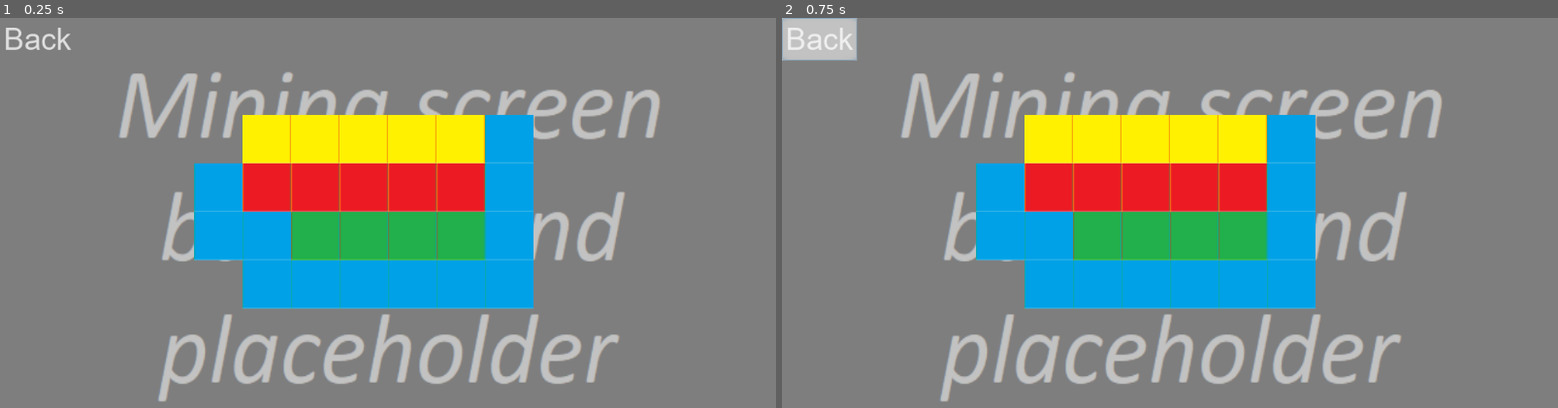
Above: before the commit, frames 1-2 (left to right).
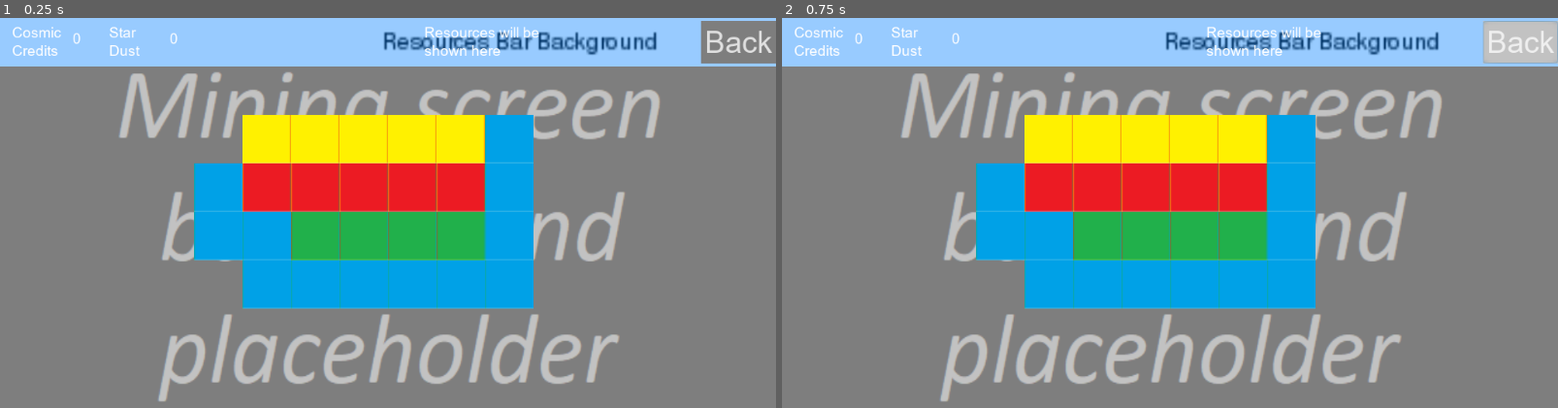
Above: after the commit, the same moments.

Repository: VB-s-game-dev-team/teraformer-game
Game: Godot game, scene res://MiningScreen/MiningScreen.tscn
Same seed, same stepped clock (60 frames per second), same inputs: the game is played once before the commit and once after it. This scene is started directly instead of the project's main scene.
Inputs:
- Up to frame 1 (0.25 s): no input
- Up to frame 2 (0.75 s): click "Back" at 0.5 s

The runs differ from the first frame. In frame 1, 12% of the frame differs, in the area x 0-100%, y 0-13%; in frame 2, 12%.
Error before the commit: Invalid call. Nonexistent function 'set_screen' in base 'Nil'. (res://MiningScreen/MiningScreen.gd:9)
Error after the commit: Invalid get index 'cosmic_credits_count' (on base: 'Nil'). (res://resources_bar/resources_bar.gd:12)

Commit message:
Update MiningScreen.tscn

Diff:
--- a/MiningScreen/MiningScreen.tscn
+++ b/MiningScreen/MiningScreen.tscn
@@ -1,9 +1,10 @@
-[gd_scene load_steps=5 format=2]
+[gd_scene load_steps=6 format=2]
 
 [ext_resource path="res://MiningScreen/background.png" type="Texture" id=1]
 [ext_resource path="res://global_graphics/game_theme.tres" type="Theme" id=2]
 [ext_resource path="res://MiningScreen/MiningScreen.gd" type="Script" id=3]
 [ext_resource path="res://MiningScreen/tileset.tres" type="TileSet" id=4]
+[ext_resource path="res://resources_bar/resources_bar.tscn" type="PackedScene" id=5]
 
 [node name="MiningScreen" type="MarginContainer"]
 anchor_right = 1.0
@@ -20,13 +21,20 @@
 texture = ExtResource( 1 )
 expand = true
 
-[node name="Container" type="GridContainer" parent="."]
+[node name="VBoxContainer" type="VBoxContainer" parent="."]
 margin_right = 1024.0
 margin_bottom = 600.0
 
-[node name="BackButton" type="Button" parent="Container"]
-margin_right = 99.0
-margin_bottom = 56.0
+[node name="ResourcesBar" parent="VBoxContainer" instance=ExtResource( 5 )]
+margin_right = 1024.0
+margin_bottom = 0.0
+
+[node name="BackButton" type="Button" parent="VBoxContainer"]
+margin_left = 925.0
+margin_top = 4.0
+margin_right = 1024.0
+margin_bottom = 60.0
+size_flags_horizontal = 8
 text = "Back"
 
 [node name="GameBoard" type="TileMap" parent="."]
@@ -35,4 +43,4 @@
 cell_size = Vector2( 16, 16 )
 format = 1
 tile_data = PoolIntArray( 131077, 0, 0, 131078, 0, 0, 131079, 0, 0, 131080, 0, 0, 131081, 0, 0, 131082, 3, 0, 196612, 3 …(271 unchanged characters)…
-[connection signal="pressed" from="Container/BackButton" to="." method="_on_BackButton_pressed"]
+[connection signal="pressed" from="VBoxContainer/BackButton" to="." method="_on_BackButton_pressed"]
